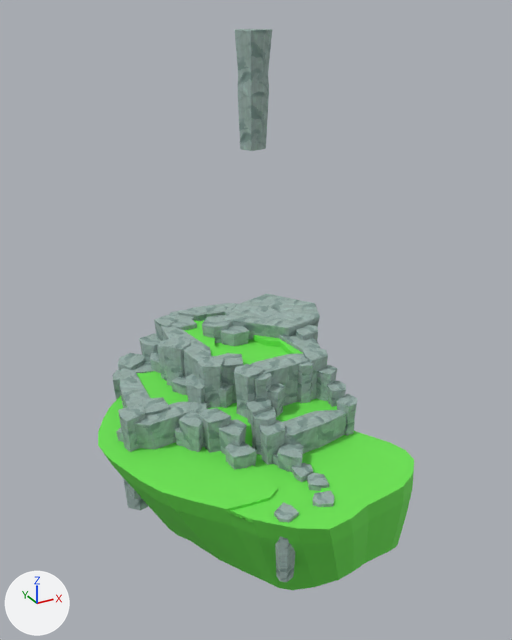
A saved change to the FBX model Assets/Models/Forest2.fbx.
Before and after are seen from a camera (50 mm lens) standing at (-49.2, -82.4, 84.5) and looking at (-3.9, -0.1, 43.3). The lights are fixed; the arrows at lower left show +X, +Y and +Z. Where no turn or scale is listed for an object, it has been applied to the vertices.

Names of what the first picture shows: '0Forest', 'Cylinder'.
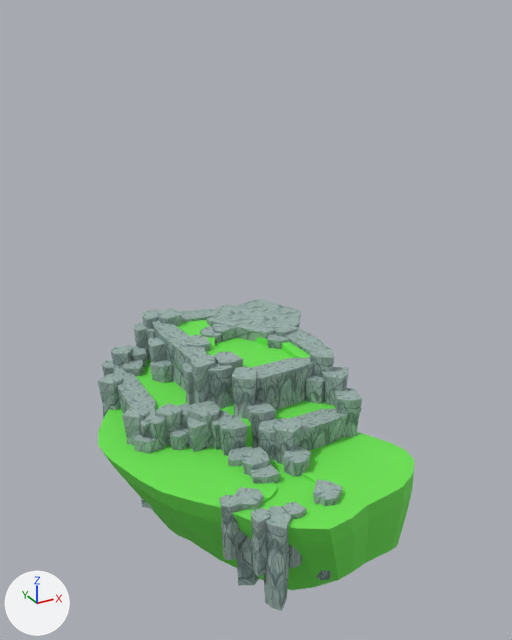
Boxes (x1, y1, x2, y2) around the edits, measured in the pictures (512 x 640 px):
```json
{"object": "Cliffs", "change": "added", "after": [98, 299, 362, 611], "faces in mat_cliffsides (picture img_cliffsides_jpg)": [98, 312, 362, 611], "faces in mat_clifftext (picture img_stonetext_jpg)": [98, 299, 362, 529]}
{"object": "Cylinder", "change": "deleted", "before": [112, 29, 357, 582]}
```

Scene script edits in JSON lines:
```json
{"op": "add", "block": "img_cliffsides_jpg", "code": ["img_cliffsides_jpg = load_image('CliffSides.jpg', '../Textures/CliffSides.jpg', 2048, 1024, 'sRGB')"]}
{"op": "add", "block": "mat_cliffsides", "code": ["mat_cliffsides = principled_material('Cliffsides')", "mat_cliffsides.texture = img_cliffsides_jpg", "mat_cliffsides.roughness = 0.69"]}
{"op": "add", "block": "me_cylinder_002", "code": ["me_cylinder_002 = bpy.data.meshes.new('Cylinder.002')", "me_cylinder_002.from_pydata(...)  # 1740 vertices, 1450 faces; spans x -23.0..13.0, y -15.4..33.7, z -23.5..5.3", "# faces by material slot: [406, 1044]", "me_cylinder_002.materials.append(mat_clifftext)  # picture img_stonetext_jpg", "me_cylinder_002.materials.append(mat_cliffsides)  # picture img_cliffsides_jpg"]}
{"op": "remove", "block": "ob_cylinder", "code": ["ob_cylinder = bpy.data.objects.new('Cylinder', me_cylinder_001)", "ob_cylinder.location = (0.0, -6.9, 31.5)"]}
{"op": "add", "block": "ob_cliffs", "code": ["ob_cliffs = bpy.data.objects.new('Cliffs', me_cylinder_002)", "ob_cliffs.location = (0.0, -6.9, 31.5)"]}
```
